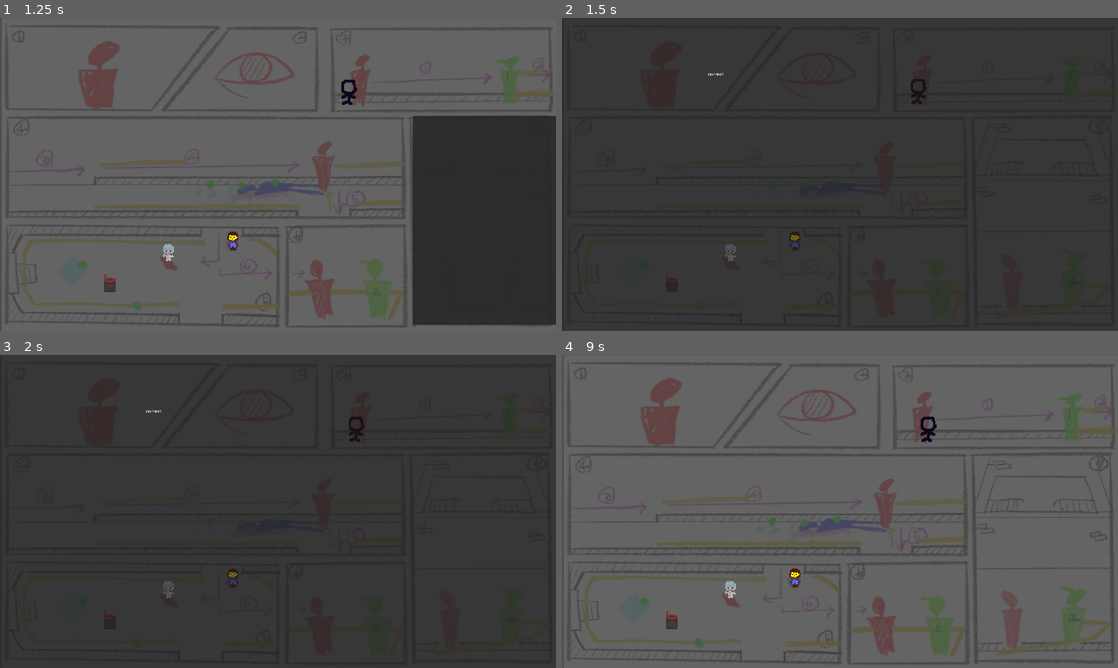
Above: before the commit, frames 1-4 (two rows, left to right).
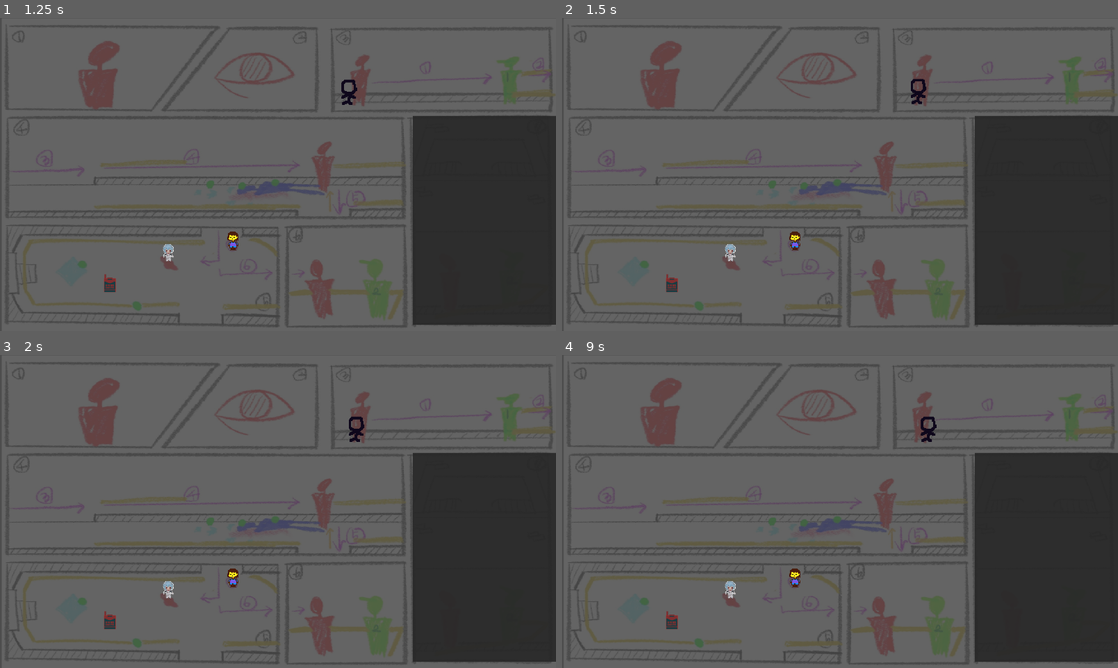
Above: after the commit, the same moments.

Repository: GDYUClub/term-project-w25
Game: Godot game, scene res://src/main/main_menu.tscn
Two runs of this game, one before a commit and one after it. Both use one fixed random seed, a clock stepped at 60 frames per second and the inputs below.
Inputs (mouse positions are in pixels of both pictures, inside the frame that each line leads up to):
- Up to frame 1 (1.25 s): click "Game Start" at 0.5 s
- Up to frame 2 (1.5 s): tap Enter (ui_accept) at 1.25 s; move the mouse to (962, 158) at 1.27 s; hold D (right) from 1.28 s (still down); tap Q (analyze) at 1.35 s; click (962, 158) at 1.42 s
- Up to frame 3 (2 s): keep holding D (right); tap Space (jump) at 1.52 s
- Up to frame 4 (9 s): release D (right) at 2 s; tap Enter (ui_accept) every 1.5 s from 2 to 8 s; drag from (728, 527) to (673, 621) at 2.02 s; move the mouse to (895, 442) at 2.77 s; hold A (left) 2.78-3.5 s; click (895, 442) at 2.85 s; drag from (812, 574) to (1112, 414) at 3.52 s; move the mouse to (1006, 558) at 4.27 s; hold D (right) 4.28-5 s; tap Shift (run) at 4.35 s; click (1006, 558) at 4.42 s; tap Space (jump) at 4.52, 7.52 s; drag from (673, 464) to (728, 589) at 5.02 s; move the mouse to (867, 511) at 5.77 s; hold D (right) 5.78-6.5 s; tap C (crouch) at 5.85 s; click (867, 511) at 5.92 s; drag from (756, 433) to (1112, 414) at 6.52 s; move the mouse to (962, 495) at 7.27 s; hold A (left) 7.28-8 s; tap E (interact) at 7.35 s; click (962, 495) at 7.42 s; drag from (728, 527) to (834, 611) at 8.02 s; move the mouse to (895, 442) at 8.77 s; hold D (right) from 8.78 s (still down); tap Q (analyze) at 8.85 s; click (895, 442) at 8.92 s

Frame 1 is identical in both runs. In frame 2, 83% of the frame differs, in the area x 0-100%, y 0-100%; in frame 3, 83%; in frame 4, 17%.
Error after the commit: Parse Error: Could not parse global class "CluePanel" from "res://src/clues/panel.gd". (res://src/clues/grid_position.gd:5)

Commit message:
Branch creation and modified inventory screen

Diff:
--- /dev/null
+++ b/src/clues/clue_description.tscn
@@ -0,0 +1,55 @@
+[gd_scene load_steps=3 format=3 uid="uid://q7ux5fjcblwo"]
+
+[ext_resource type="Texture2D" uid="uid://eu0kdjsoh565" path="res://assets/sprites/gridcell border.png" id="1_hmd85"]
+
+[sub_resource type="RectangleShape2D" id="RectangleShape2D_ugmg3"]
+size = Vector2(177.813, 177.438)
+
+[node name="ClueDescription" type="Node2D"]
+position = Vector2(1, -2)
+
+[node name="Area2D" type="Area2D" parent="."]
+
+[node name="CollisionShape2D" type="CollisionShape2D" parent="Area2D"]
+position = Vector2(94.0938, -90.7188)
+shape = SubResource("RectangleShape2D_ugmg3")
+debug_color = Color(0, 0.6, 0.7, 0.42)
+
+[node name="Panel" type="Panel" parent="."]
+offset_left = 6.14281
+offset_top = -182.296
+offset_right = 46.1428
+offset_bottom = -142.296
+scale = Vector2(4.40702, 4.51794)
+
+[node name="Sprite2D" type="Sprite2D" parent="."]
+position = Vector2(94, -92)
+texture = ExtResource("1_hmd85")
+
+[node name="NameLabel" type="Label" parent="."]
+offset_left = 71.8571
+offset_top = -177.086
+offset_right = 122.857
+offset_bottom = -154.086
+scale = Vector2(0.885714, 0.885714)
+text = "Name:"
+horizontal_alignment = 1
+
+[node name="DescriptionLabel" type="Label" parent="."]
+offset_left = 59.7143
+offset_top = -152.197
+offset_right = 148.714
+offset_bottom = -129.197
+scale = Vector2(0.885714, 0.885714)
+text = "Description"
+horizontal_alignment = 1
+
+[node name="Icon" type="Label" parent="."]
+offset_left = 51.1428
+offset_top = -114.574
+offset_right = 157.143
+offset_bottom = -65.5739
+scale = Vector2(0.885714, 0.885714)
+text = "IMAGE IMAGE
+IMAGE IMAGE"
+horizontal_alignment = 1
--- a/src/clues/clue_grid_menu.gd
+++ b/src/clues/clue_grid_menu.gd
@@ -11,13 +11,16 @@
 @onready var grid_cell_scene: PackedScene = preload("res://src/clues/grid_cell.tscn")
 @onready var panel_scene: PackedScene = preload("res://src/clues/clue_panel.tscn")
 
+var inventory_size: int = 3 # Number of rows inventory will have
 var player_clues: Array[Clue] = []
 
-var grid_cells: Array[GridBox] = []
+var clue_grid_cells: Array[GridBox] = []
+var item_grid_cells: Array[GridBox] = []
 var panels: Array[CluePanel] = []
 
 const PANEL_SIZE: int = 184
-const INITIAL_POSITION: Vector2 = Vector2(200, 200)
+const INITIAL_POSITION: Vector2 = Vector2(1500, 200)
+const INITIAL_ITEM_POSITION: Vector2 = Vector2(150,200)
 const OFFSET: Vector2 = Vector2(200, 200)
 
 signal puzzle_solved
@@ -44,12 +47,33 @@
 
 
 func populate_clue_panels():
+
 	for clue in player_clues:
 		var panelInst = panel_scene.instantiate()
 		panelInst.clue = clue
 		$Panels.add_child(panelInst)
 		panels.append(panelInst)
 		panelInst.numberLabel.text = str(clue.correct_panel)
+
+	var rows := inventory_size
+	# it's always two for now
+	var cols = 2
+	var i = 0
+	for r in rows:
+		for c in cols:
+			var gridCellInst: GridBox = grid_cell_scene.instantiate()
+			gridCellInst.id = i
+			gridCellInst.position.x = INITIAL_ITEM_POSITION.x + (OFFSET.x * c)
+			gridCellInst.position.y = INITIAL_ITEM_POSITION.y + (OFFSET.y * r)
+			$GridCells.add_child(gridCellInst)
+			item_grid_cells.append(gridCellInst)
+			i += 1
+	i = 0
+	for cell in item_grid_cells:
+		if !panels.is_empty() && i < panels.size():
+			panels[i].position.x = cell.position.x
+			panels[i].position.y = cell.position.y
+			i += 1
 
 
 func populate_grid_cells():
@@ -64,7 +88,7 @@
 			gridCellInst.position.x = INITIAL_POSITION.x + (OFFSET.x * c)
 			gridCellInst.position.y = INITIAL_POSITION.y + (OFFSET.y * r)
 			$GridCells.add_child(gridCellInst)
-			grid_cells.append(gridCellInst)
+			clue_grid_cells.append(gridCellInst)
 			gridCellInst.numberLabel.text = str(i)
 			i += 1
 			if i == player_clues.size():
@@ -73,8 +97,9 @@
 			break
 
 
+
 func panels_correct() -> bool:
-	for grid_cell in grid_cells:
+	for grid_cell in clue_grid_cells:
 		if not grid_cell.correct_panel:
 			return false
 	return true
--- a/src/clues/panel.gd
+++ b/src/clues/panel.gd
@@ -28,6 +28,8 @@
 
 
 func _process(delta: float) -> void:
+	if _is_mouse_in:
+
 	#Check if the grab button is being used
 	if Input.is_action_pressed("grab"):
 		#Set the panel to selected if the mouse is in the area 2D
@@ -85,3 +87,7 @@
 			closest_box = box
 			closest_position = closest_box.position.distance_to(pos)
 	return closest_box
+
+
+func show_description():
+	print("HOVERING")
